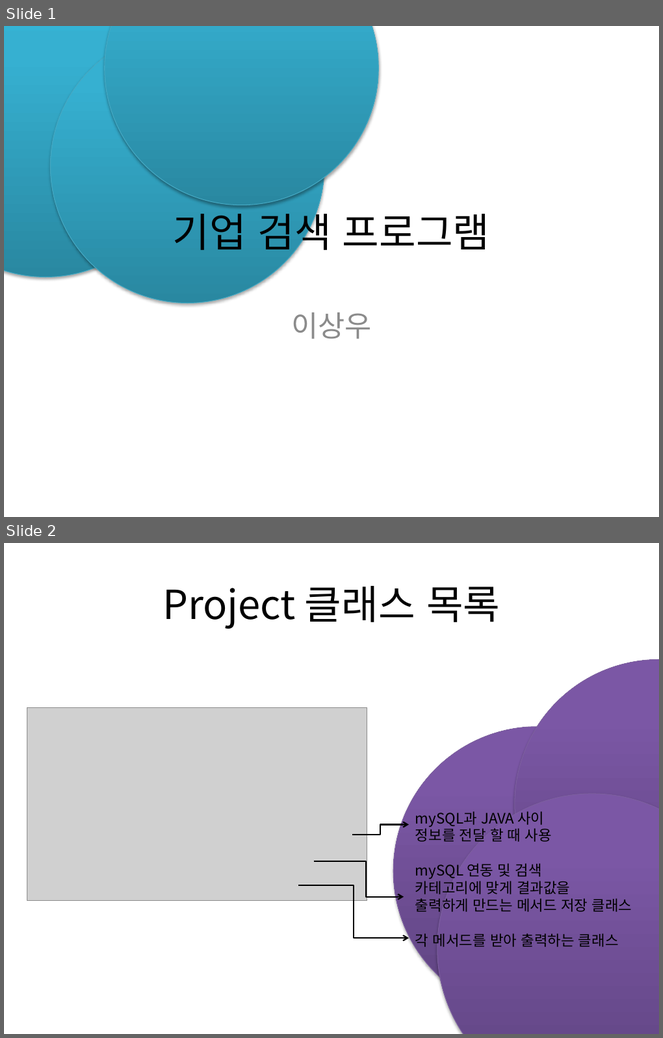
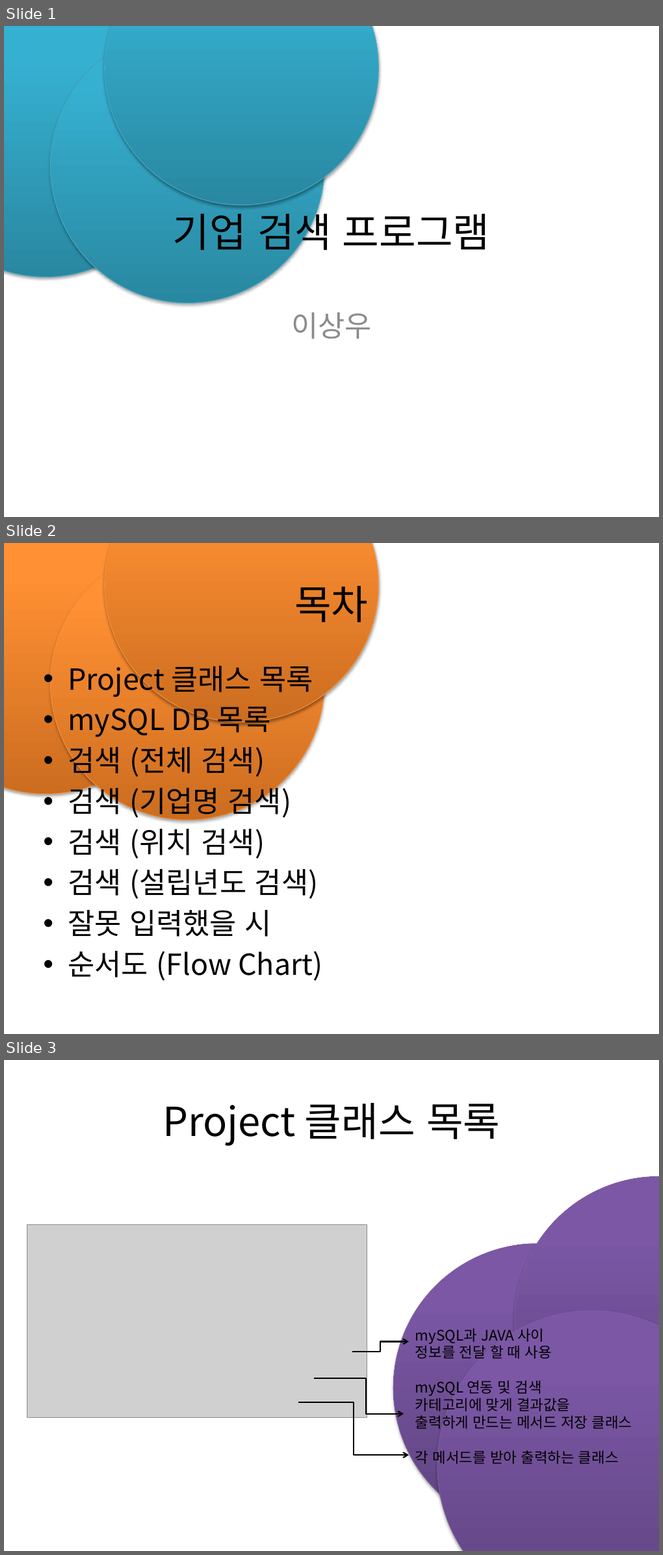
Before and after one commit to ev15963/java_work, a slide deck: julyProject/ppt.pptx. Shown one above the other, each under a label of ours: slides 1 and 2 before the commit, slides 1, 2 and 3 after it. The pictures are 663x1038 and 663x1555 pixels, drawn with LibreOffice and Linux fonts; fonts in the diff are those of the drawing; grey boxes stand for pictures. Boxes give left, top, right and bottom in pixels: in the first picture for what was removed or moved away, otherwise in the second. Text is boxed around its words. In the diff, an @@ line names an element or a change of style, - is before the commit and + after.

Commit message:
프로젝트 수정 11111 :35

```diff
--- a/julyProject/ppt.pptx
+++ b/julyProject/ppt.pptx
@@ slide 2 added at [4, 543, 659, 1034], background #FFFFFF @@
@@ ellipse added at [4, 543, 182, 794], fill gradient #CC6E20 to #FF9034 to #FF9136, outline #F69240 0.75 pt @@
@@ ellipse added at [51, 546, 324, 820], fill gradient #CC6E20 to #FF9034 to #FF9136, outline #F69240 0.75 pt @@
@@ ellipse added at [105, 543, 379, 722], fill gradient #CC6E20 to #FF9034 to #FF9136, outline #F69240 0.75 pt @@
@@ title added at [295, 586, 368, 622], 44 pt, text #000000 @@
+목차
@@ text added at [68, 660, 322, 981], 32 pt, text #000000 @@
+• Project 클래스 목록
+• mySQL DB 목록
+• 검색 (전체 검색)
+• 검색 (기업명 검색)
+• 검색 (위치 검색)
+• 검색 (설립년도 검색)
+• 잘못 입력했을 시
+• 순서도 (Flow Chart)
@@ what was slide 2 is now slide 3 @@
```
